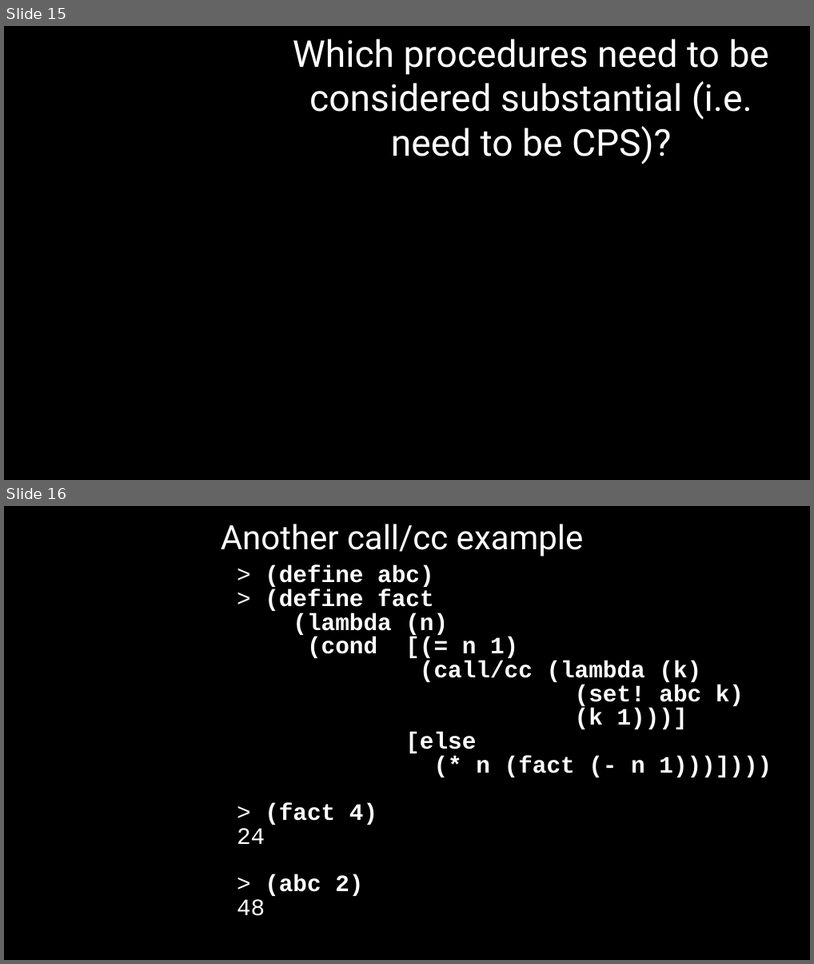
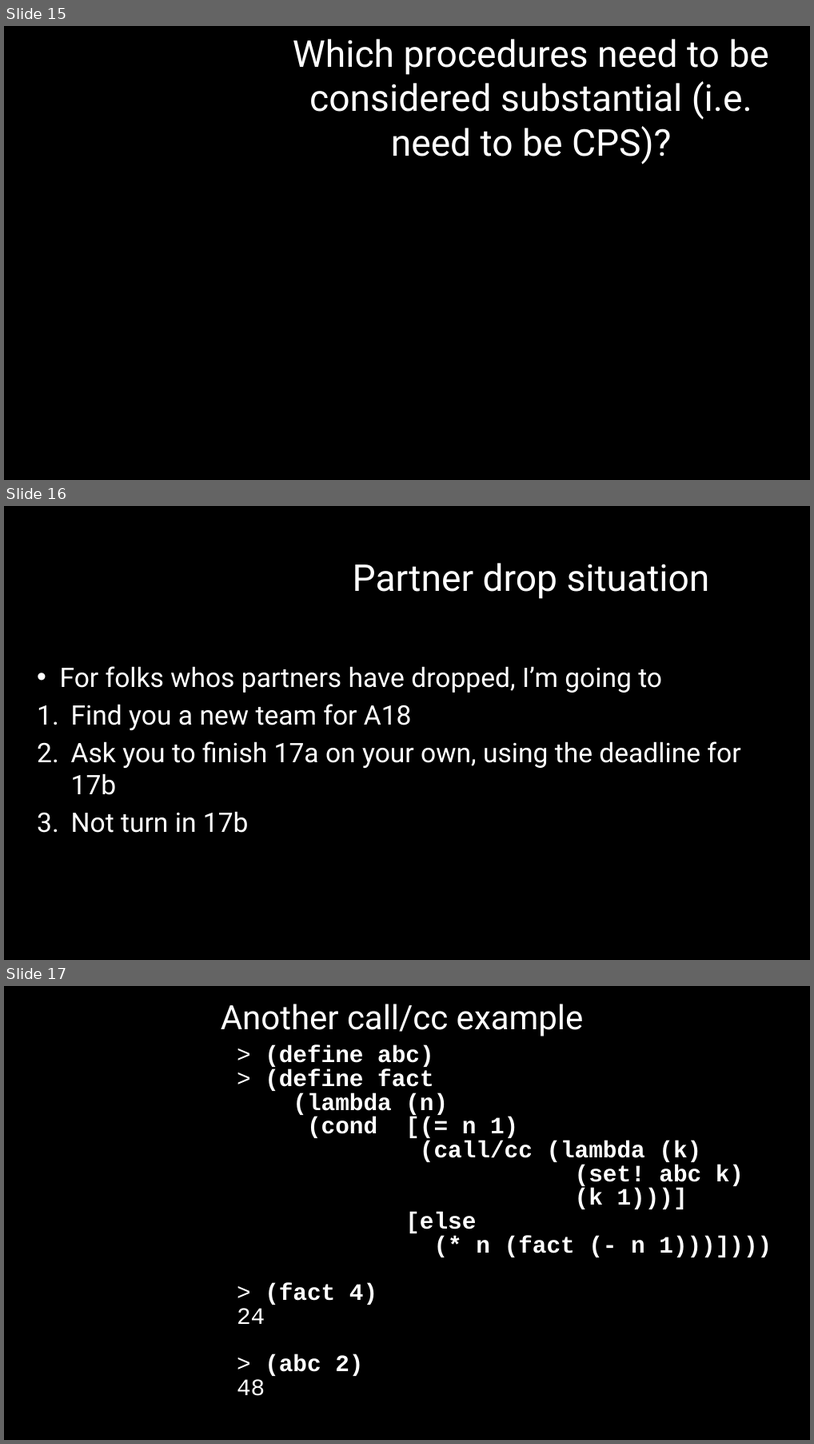
Before and after one commit to RHIT-CSSE/csse304, a slide deck: ClassMaterials/CPSDatatypesInterpreter/31-CPS-interpreter-and-callCC.pptx. Shown one above the other, each under a label of ours: slides 15 and 16 before the commit, slides 15, 16 and 17 after it. The pictures are 814x964 and 814x1444 pixels, drawn with LibreOffice and Linux fonts; fonts in the diff are those of the drawing; background and template pictures are left out. Boxes give left, top, right and bottom in pixels: in the first picture for what was removed or moved away, otherwise in the second. Text is boxed around its words. In the diff, an @@ line names an element or a change of style, - is before the commit and + after.

```diff
--- a/ClassMaterials/CPSDatatypesInterpreter/31-CPS-interpreter-and-callCC.pptx
+++ b/ClassMaterials/CPSDatatypesInterpreter/31-CPS-interpreter-and-callCC.pptx
@@ slide 16 added at (4, 506, 810, 960), background #000000 @@
@@ title added at (353, 563, 710, 599), 44 pt, text #FFFFFF @@
+Partner drop situation
@@ text added at (60, 666, 741, 832), 32 pt, text #FFFFFF @@
+• For folks whos partners have dropped, I’m going to
+1. Find you a new team for A18
+2. Ask you to finish 17a on your own, using the deadline for 17b
+3. Not turn in 17b
@@ what was slide 16 is now slide 17 @@
```
Also in this commit, not shown: 4 other files.
